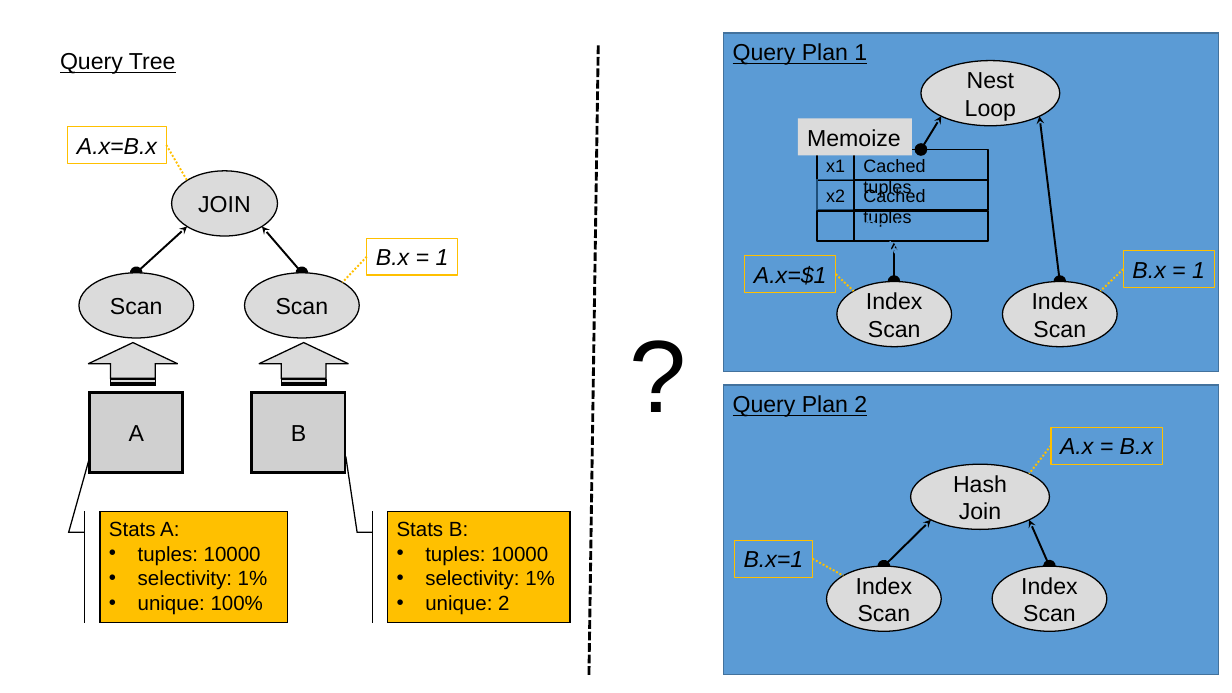
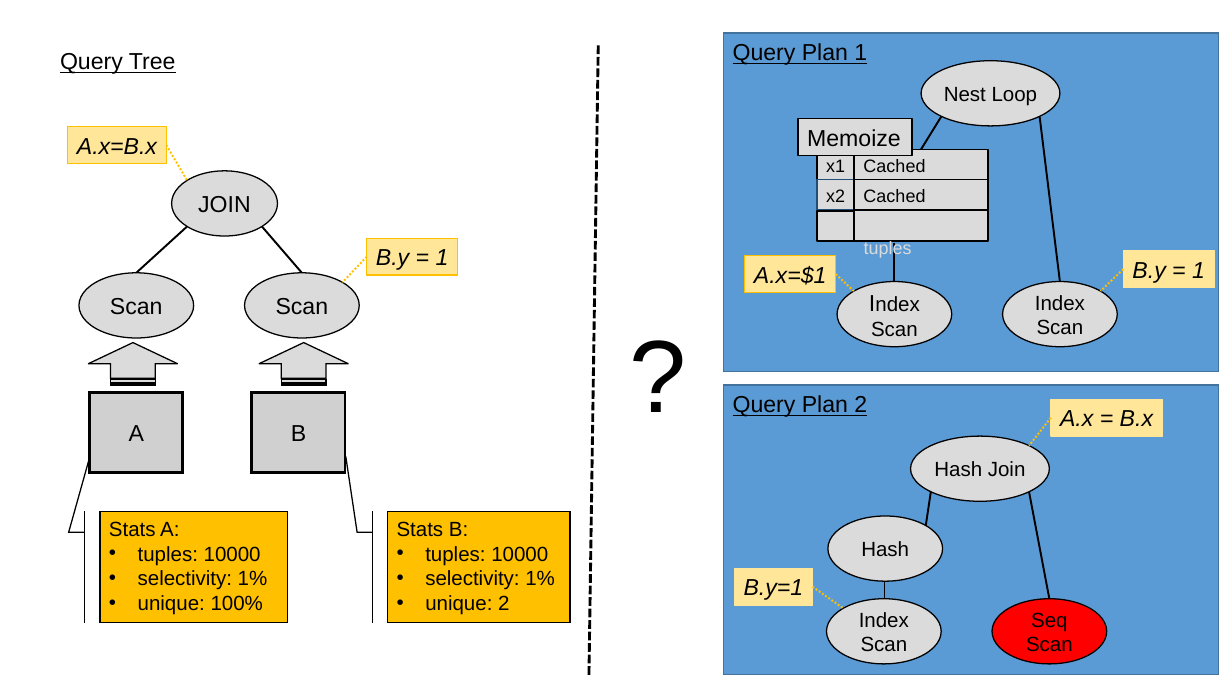
Before and after one commit to danolivo/conf, a slide deck: slide 2 of 2024-Postgres-Analytics/slide-sources.pptx. Drawn at 1232x693 pixels with LibreOffice and Linux fonts; fonts in the diff are those of the drawing; grey boxes stand for pictures. Boxes give left, top, right and bottom in pixels: in the first picture for what was removed or moved away, otherwise in the second. Text is boxed around its words. In the diff, an @@ line names an element or a change of style, - is before the commit and + after.

```diff
--- a/2024-Postgres-Analytics/slide-sources.pptx
+++ b/2024-Postgres-Analytics/slide-sources.pptx
@@ rectangle "Memoize" at box(799, 118, 912, 155): outline none to #000000 1 pt @@
@@ double arrow (942, 116) - (921, 150): double arrow to line @@
@@ double arrow (1040, 116) - (1060, 282): double arrow to line @@
@@ double arrow (187, 226) - (137, 273): double arrow to line @@
@@ double arrow (262, 226) - (302, 273): double arrow to line @@
@@ fill none to #FFE699 in 3 elements at box(67, 127, 166, 164), box(745, 256, 836, 293), box(367, 238, 458, 275) @@
@@ fill none to #DBDBDB in 5 elements at box(817, 150, 855, 180), box(855, 150, 988, 180), box(817, 179, 855, 210), box(855, 179, 988, 210), box(817, 211, 855, 241) @@
@@ rectangle "Cached tuples" at box(855, 211, 988, 241): text colour #5B9BD5 to #DBDBDB; fill none to #DBDBDB @@
@@ text in rectangle at box(376, 249, 449, 270): text changed @@
-B.x = 1
+B.y = 1
@@ double arrow (895, 243) - (895, 282): double arrow to line @@
@@ text in rectangle at box(1132, 262, 1205, 283): text changed @@
-B.x = 1
+B.y = 1
@@ ellipse "Index Scan" at box(837, 282, 952, 348): size 18 to 16 pt in "Index Scan" @@
@@ line moved from (1051, 445) - (1030, 474) to (1051, 418) - (1030, 445) @@
@@ rectangle "A.x = B.x": place and size @@
-rectangle "A.x = B.x" at box(1051, 427, 1163, 464)
+rectangle "A.x = B.x" at box(1051, 399, 1163, 436)
@@ ellipse "Hash Join": place and size @@
-ellipse "Hash Join" at box(911, 464, 1050, 530)
+ellipse "Hash Join" at box(910, 436, 1049, 502)
@@ line added from (931, 492) to (926, 526), #000000 1.5 pt @@
@@ double arrow moved from (1030, 520) - (1050, 567) to (1030, 492) - (1050, 599) @@
@@ double arrow (1030, 492) - (1050, 599): double arrow to line @@
@@ ellipse added at box(828, 516, 943, 581), fill #DBDBDB, outline #000000 1 pt, 16 pt, text #000000 @@
+Hash
@@ fill none to #FFE699; outline #FFC000 1 pt to #FFE699 1 pt in 3 elements at box(1051, 399, 1163, 436), box(1124, 250, 1215, 287), box(735, 568, 813, 605) @@
@@ rectangle "B.y=1": place and size @@
-rectangle "B.y=1" at box(735, 541, 813, 578)
+rectangle "B.y=1" at box(735, 568, 813, 605)
@@ text in rectangle at box(744, 579, 804, 600): text changed @@
-B.x=1
+B.y=1
@@ line moved from (812, 559) - (844, 576) to (812, 587) - (844, 608) @@
@@ size 18 to 16 pt in 4 elements at box(921, 61, 1060, 127), box(1003, 282, 1117, 348), box(910, 436, 1049, 502), box(826, 599, 941, 665) @@
@@ ellipse "Index Scan": place and size @@
-ellipse "Index Scan" at box(827, 567, 942, 632)
+ellipse "Index Scan" at box(826, 599, 941, 665)
@@ double arrow moved from (932, 520) - (884, 567) to (884, 581) - (884, 599) @@
@@ double arrow (884, 581) - (884, 599): double arrow to line @@
@@ ellipse "Seq Scan": place and size @@
-ellipse "Seq Scan" at box(993, 567, 1107, 632)
+ellipse "Seq Scan" at box(993, 599, 1107, 665)
@@ ellipse "Seq Scan" at box(993, 599, 1107, 665): fill #DBDBDB to #FF0000 @@
@@ text in ellipse at box(1031, 612, 1067, 632): text changed; size 18 to 16 pt @@
-Index Scan
+Seq Scan
```
Also in this commit, not shown: 1 other slide changed, 7 other files.
